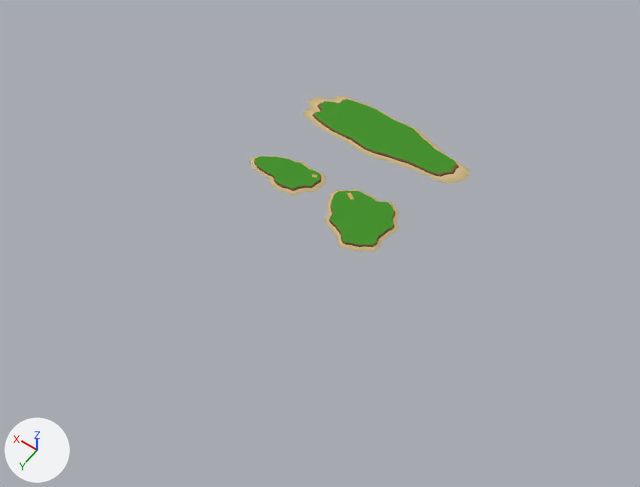
Before and after pictures for a commit that changed the glTF model creator-build-project/assets/bundles/region_lakeside/models/LK_terrain.glb.
Rendered twice from a 50 mm lens placed at (-117.3, 172.0, 233.2), pointed at (-8.6, 19.7, -6.1). The lights are fixed; the arrows at lower left show +X, +Y and +Z. The older version comes first. Vertices at exactly the same position are counted once.

Objects in the first picture: 'LK_terrain'.
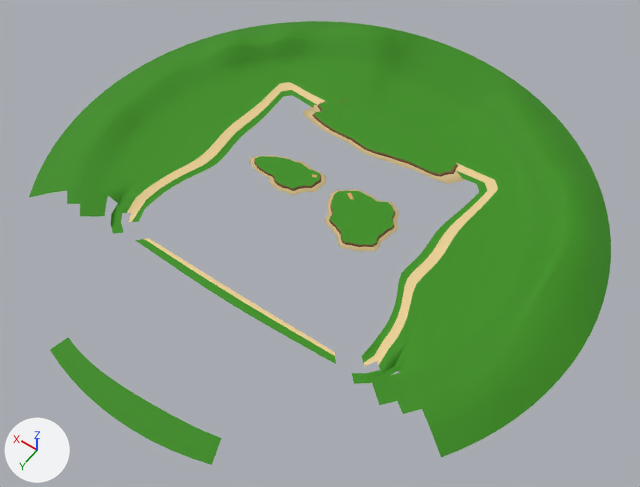
What changed in the scene script:
```text
Change me_lk_terrain:
    used by ob_lk_terrain; location = (0.0, 0.0, 0.0)
    remove me_lk_terrain.from_pydata(...)  # 891 vertices, 1380 faces; spans x -36.3..33.0, y -42.3..20.4, z -0.8..0.6
    add me_lk_terrain.from_pydata(...)  # 1972 vertices, 3284 faces; spans x -100.0..100.0, y -90.0..110.0, z -2.5..10.5
    me_lk_terrain part 1: a new loose piece of 990 vertices spanning x -100.0..100.0, y -90.0..65.6, z -2.5..10.5, in mat_m_lk_palette
    me_lk_terrain part 2: a new loose piece of 69 vertices spanning x -41.3..41.3, y 53.8..58.5, z -2.5, in mat_m_lk_palette
    me_lk_terrain part 3: a new loose piece of 22 vertices spanning x -32.1..32.1, y 97.2..110.0, z -0.6..0.6, in mat_m_lk_palette
```

Location of each change, (x1, y1, x2, y2) in pixels of the pictures (640 x 487 px):
'LK_terrain', reshaped (164% wider, 185% taller)
    before: (250, 96, 470, 251)
    after: (29, 21, 611, 465)
part 1 of me_lk_terrain, added (green)
    after: (29, 21, 611, 457)
part 2 of me_lk_terrain, added
    after: (135, 238, 336, 364)
part 3 of me_lk_terrain, added (green)
    after: (50, 338, 221, 465)
